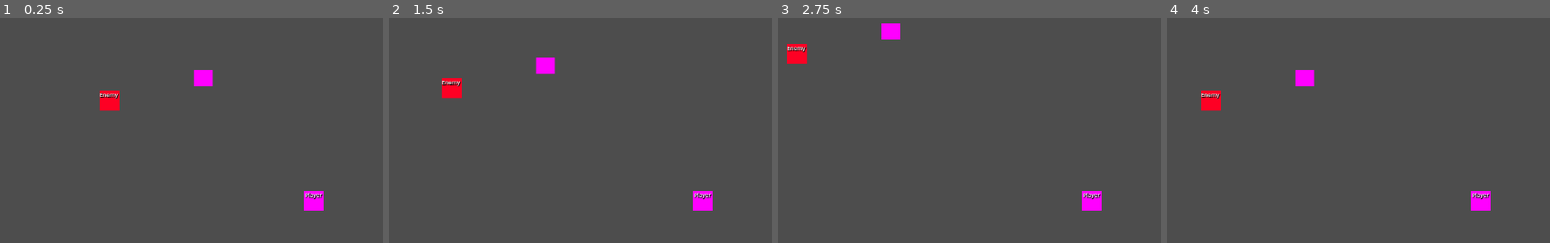
Above: before the commit, frames 1-4 (left to right).
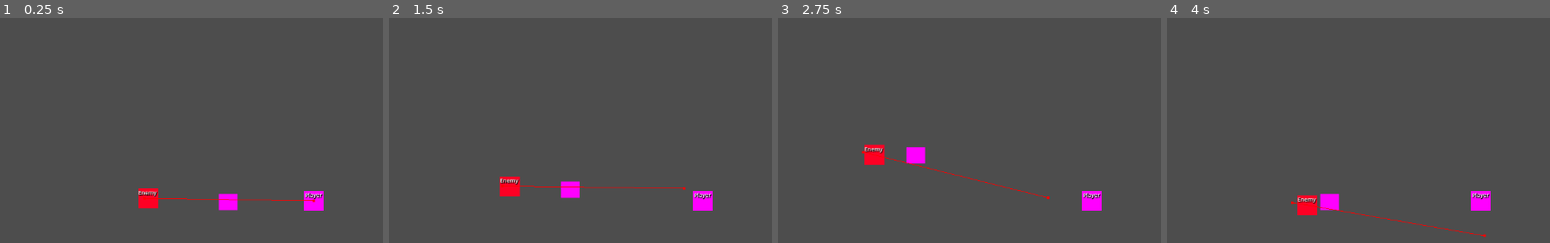
Above: after the commit, the same moments.

Repository: Amnoshield/Recycled-Cybernetics
Game: Godot game, scene res://levels/test_scene.tscn
Same seed, same stepped clock (60 frames per second), same inputs: the game is played once before the commit and once after it.
Inputs:
- Up to frame 1 (0.25 s): no input
- Up to frame 2 (1.5 s): hold D (right) 0.53-1.28 s; hold S (down) from 1.28 s (still down)
- Up to frame 3 (2.75 s): release S (down) at 2.03 s; hold D (right) from 2.03 s (still down)
- Up to frame 4 (4 s): release D (right) at 2.78 s; hold W (up) 2.78-3.53 s; hold A (left) from 3.53 s (still down)

The runs differ from the first frame. In frame 1, 1.9% of the frame differs, in the area x 26-83%, y 23-86%; in frame 2, 1.9%, in the area x 13-78%, y 17-81%; in frame 3, 1.9%; in frame 4, 1.9%.

Commit message:
almost done with path finding
It still needs more work

Diff:
--- a/levels/test_scene.tscn
+++ b/levels/test_scene.tscn
@@ -1,19 +1,41 @@
-[gd_scene load_steps=4 format=3 uid="uid://hyckbp12hyty"]
+[gd_scene load_steps=6 format=3 uid="uid://hyckbp12hyty"]
 
 [ext_resource type="PackedScene" uid="uid://dj2adqdmn3iqk" path="res://objects/player.tscn" id="1_qjf0g"]
 [ext_resource type="PackedScene" uid="uid://tgk8gnfdri4a" path="res://objects/enemy.tscn" id="2_rvdcj"]
 
 [sub_resource type="PlaceholderTexture2D" id="PlaceholderTexture2D_06lub"]
 
+[sub_resource type="TileSet" id="TileSet_qwb80"]
+
+[sub_resource type="NavigationPolygon" id="NavigationPolygon_rst2h"]
+vertices = PackedVector2Array(336, -72, 345, 242, -149, 231, -131, -78)
+polygons = Array[PackedInt32Array]([PackedInt32Array(0, 1, 2, 3)])
+outlines = Array[PackedVector2Array]([PackedVector2Array(-141, -89, 346, -82, 356, 253, -160, 241)])
+source_geometry_group_name = &"navigation_polygon_source_group"
+
 [node name="test_scene" type="Node2D"]
 
 [node name="Player" parent="." instance=ExtResource("1_qjf0g")]
-position = Vector2(421, 265)
+position = Vector2(326, 118)
 
 [node name="Sprite2D" type="Sprite2D" parent="."]
-position = Vector2(243.943, 67.8232)
+position = Vector2(189, 120)
 scale = Vector2(30, 26)
 texture = SubResource("PlaceholderTexture2D_06lub")
 
 [node name="enemy" parent="." instance=ExtResource("2_rvdcj")]
-position = Vector2(94, 104)
+position = Vector2(55, 114)
+
+[node name="TileMap" type="TileMap" parent="."]
+visible = false
+tile_set = SubResource("TileSet_qwb80")
+format = 2
+
+[node name="NavigationRegion2D" type="NavigationRegion2D" parent="."]
+position = Vector2(96, 69)
+navigation_polygon = SubResource("NavigationPolygon_rst2h")
+avoidance_layers = 2
+
+[node name="NavigationObstacle2D" type="NavigationObstacle2D" parent="."]
+vertices = PackedVector2Array(167, 102, 210, 103, 210, 145, 167, 141)
+avoidance_layers = 2
--- a/objects/enemy.gd
+++ b/objects/enemy.gd
@@ -6,22 +6,21 @@
 
 
 func _ready():
+	$NavigationAgent2D.max_speed = speed
 	$"Ai update".start(AI_update_speed)
+	_on_ai_update_timeout()
 
 
-func _physics_process(delta):
-	var global_pos = nav.get_next_path_position()
-	var relitive_pos:Vector2 = global_pos-position
+func _physics_process(_delta):
+	var relitive_pos:Vector2 = nav.get_next_path_position()- global_position
 
-	print(global_pos, relitive_pos, velocity)
 
 	velocity = relitive_pos.limit_length(speed)
 	move_and_slide()
 
 
-
-func make_path(position:Vector2):
-	nav.set_target_position(position)
+func make_path(_position:Vector2):
+	nav.set_target_position(_position)
 
 
 func _on_ai_update_timeout():
--- a/objects/enemy.tscn
+++ b/objects/enemy.tscn
@@ -32,8 +32,11 @@
 label_settings = SubResource("LabelSettings_41dxn")
 
 [node name="NavigationAgent2D" type="NavigationAgent2D" parent="."]
+path_postprocessing = 1
+avoidance_enabled = true
 avoidance_layers = 2
 avoidance_mask = 2
+debug_enabled = true
 
 [node name="Ai update" type="Timer" parent="."]
 
--- a/objects/player.tscn
+++ b/objects/player.tscn
@@ -13,6 +13,7 @@
 shadow_color = Color(0, 0, 0, 1)
 
 [node name="Player" type="CharacterBody2D"]
+z_index = 100
 collision_mask = 2
 platform_on_leave = 2
 platform_floor_layers = 4294967040
--- a/project.godot
+++ b/project.godot
@@ -18,6 +18,7 @@
 [display]
 
 window/stretch/mode="viewport"
+window/stretch/aspect="ignore"
 
 [input]
 
